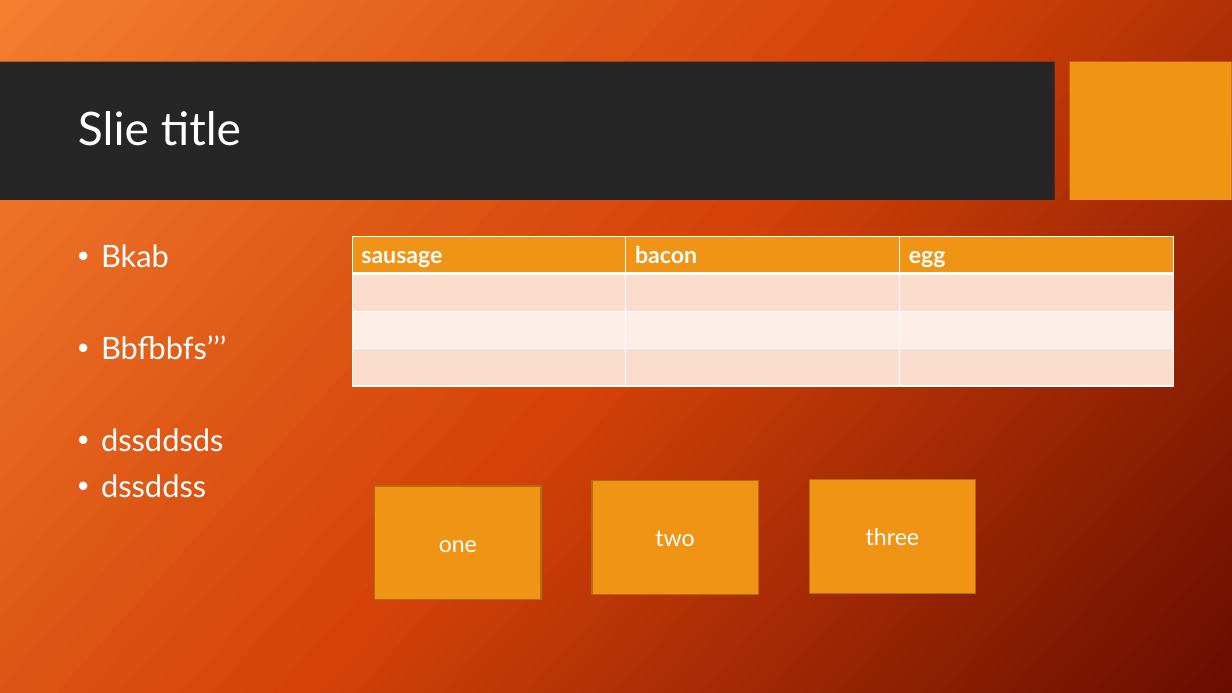
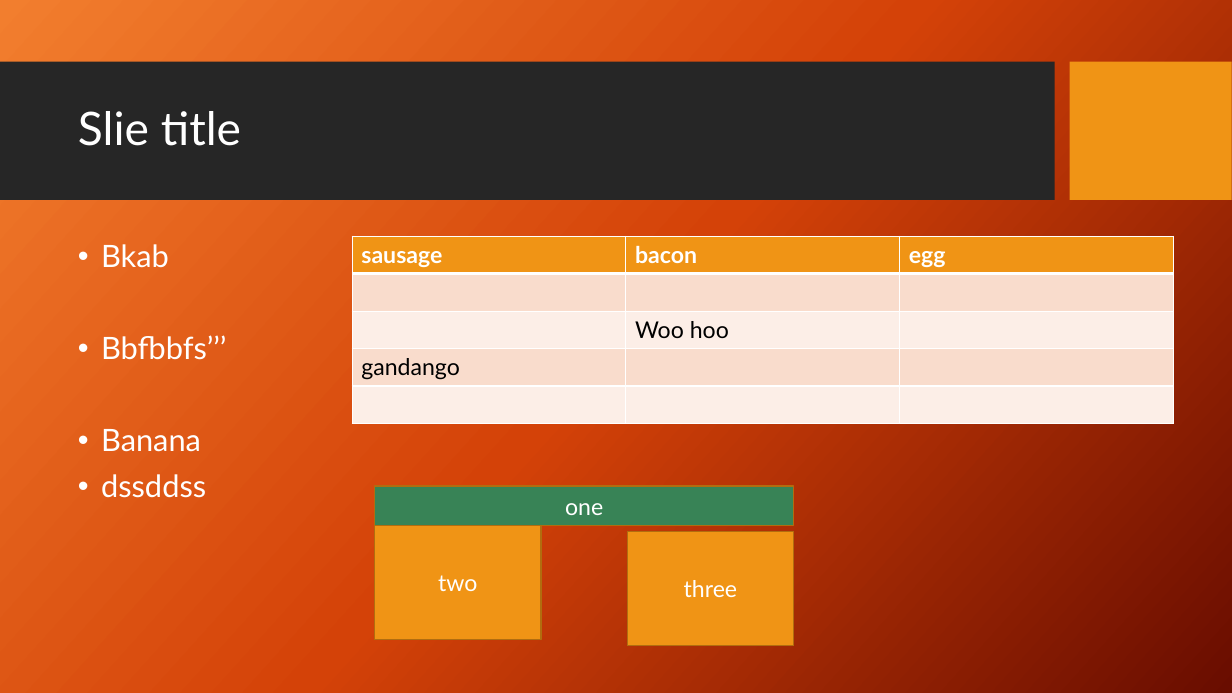
Before and after one commit to Brindley/Test, a slide deck: slide 2 of PowerPoint/Sara PPT.pptx. Drawn at 1232x693 pixels with LibreOffice and Linux fonts; fonts in the diff are those of the drawing; background and template pictures are left out. Boxes give left, top, right and bottom in pixels: in the first picture for what was removed or moved away, otherwise in the second. Text is boxed around its words. In the diff, an @@ line names an element or a change of style, - is before the commit and + after.

Commit message:
this is right tasty pastry

```diff
--- a/PowerPoint/Sara PPT.pptx
+++ b/PowerPoint/Sara PPT.pptx
@@ table at (352,237,1173,424) @@
+row 3:  | Woo hoo | 
+row 4: gandango |  | 
-row 4:  |  | 
@@ text at (101,429,201,452): text changed @@
-• dssddsds
+• Banana
@@ rectangle "one": place and size @@
-rectangle "one" at (375,486,542,600)
+rectangle "one" at (375,486,794,526)
@@ rectangle "one" at (375,486,794,526): fill #F09415 to #388356 @@
@@ rectangle "two": place and size @@
-rectangle "two" at (592,481,759,594)
+rectangle "two" at (375,526,542,640)
@@ rectangle "three": place and size @@
-rectangle "three" at (810,480,976,593)
+rectangle "three" at (628,531,794,645)
```
